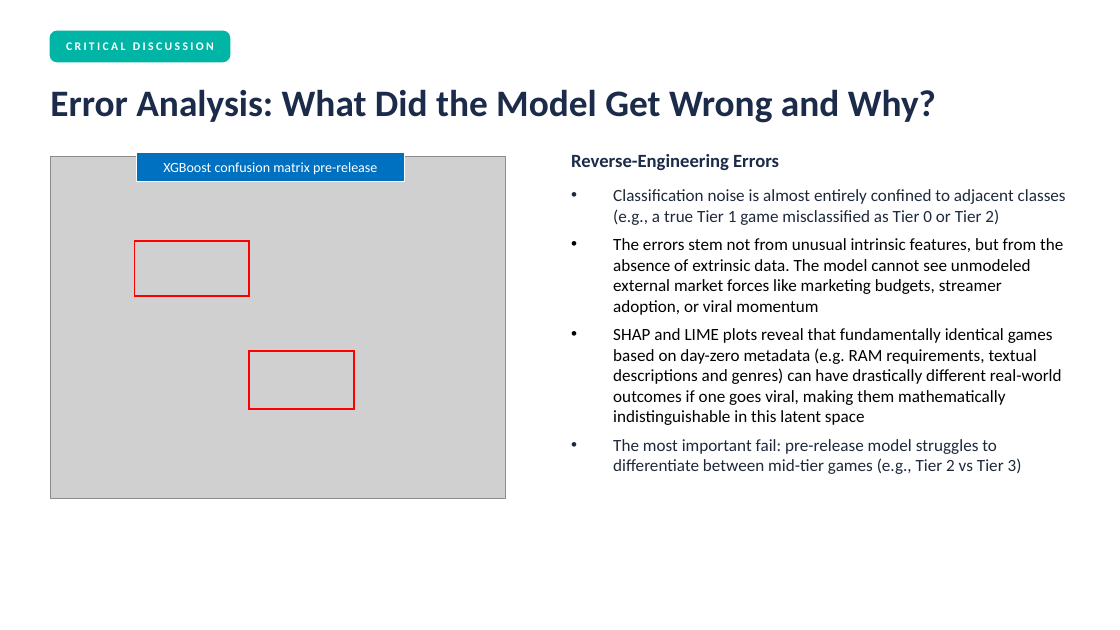
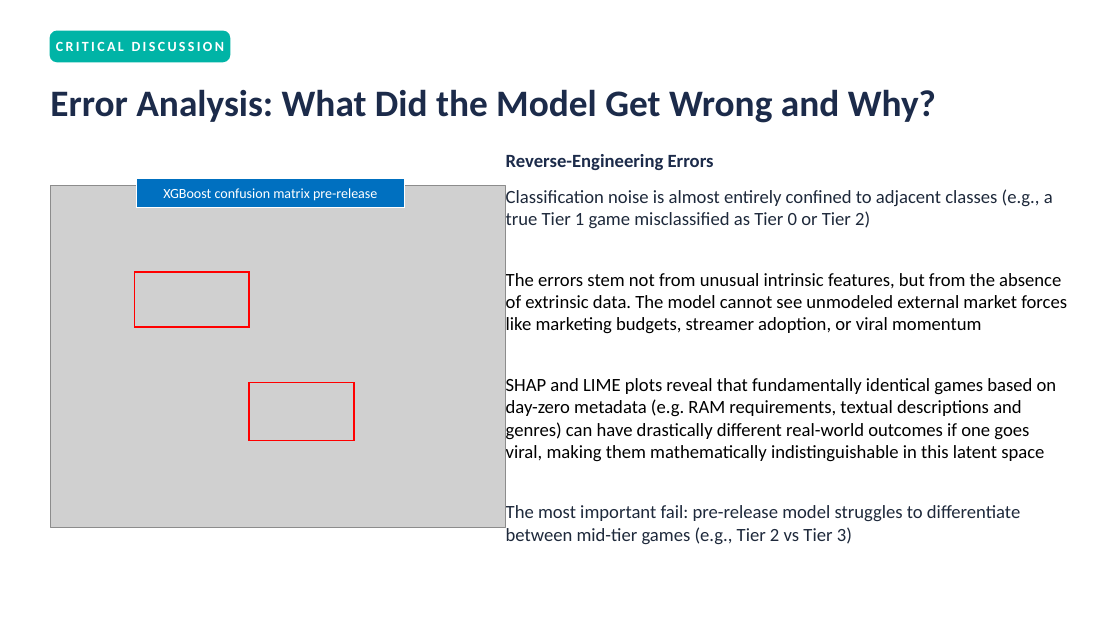
Before and after one commit to AndreaZanin02/HitPredictor-Steam, a slide deck: slide 13 of documentation/Presentation.pptx. Drawn at 1120x630 pixels with LibreOffice and Linux fonts; fonts in the diff are those of the drawing; grey boxes stand for pictures. Boxes give left, top, right and bottom in pixels: in the first picture for what was removed or moved away, otherwise in the second. Text is boxed around its words. In the diff, an @@ line names an element or a change of style, - is before the commit and + after.

```diff
--- a/documentation/Presentation.pptx
+++ b/documentation/Presentation.pptx
@@ text "CRITICAL DISCUSSION" at box(56, 41, 224, 51): size 7.5 to 9 pt @@
@@ text "Reverse-Engineering Errors": place and size @@
-text "Reverse-Engineering Errors" at box(571, 154, 779, 170)
+text "Reverse-Engineering Errors" at box(506, 154, 714, 170)
@@ rectangle "XGBoost confusion matrix pre-release": place and size @@
-rectangle "XGBoost confusion matrix pre-release" at box(137, 152, 404, 180)
+rectangle "XGBoost confusion matrix pre-release" at box(137, 179, 404, 207)
@@ text removed at box(209, 209, 648, 376) @@
-Error characterization figure
-e.g., misclassified samples in feature space,
-error histogram, SHAP for wrong predictions
@@ text "Classification noise is almost entirely ...": place and size @@
-text "Classification noise is almost entirely ..." at box(613, 189, 1066, 474)
+text "Classification noise is almost entirely ..." at box(506, 189, 1067, 544)
@@ text "Classification noise is almost entirely ..." at box(506, 189, 1067, 544): size 11 to 12 pt; bullet • to none @@
@@ 2 rectangles, 1 picture: place and size @@
-2 rectangles, 1 picture at box(50, 157, 506, 498)
+2 rectangles, 1 picture at box(50, 186, 506, 528)
```
Also in this commit, not shown: 11 other slides changed, 1 other file.
